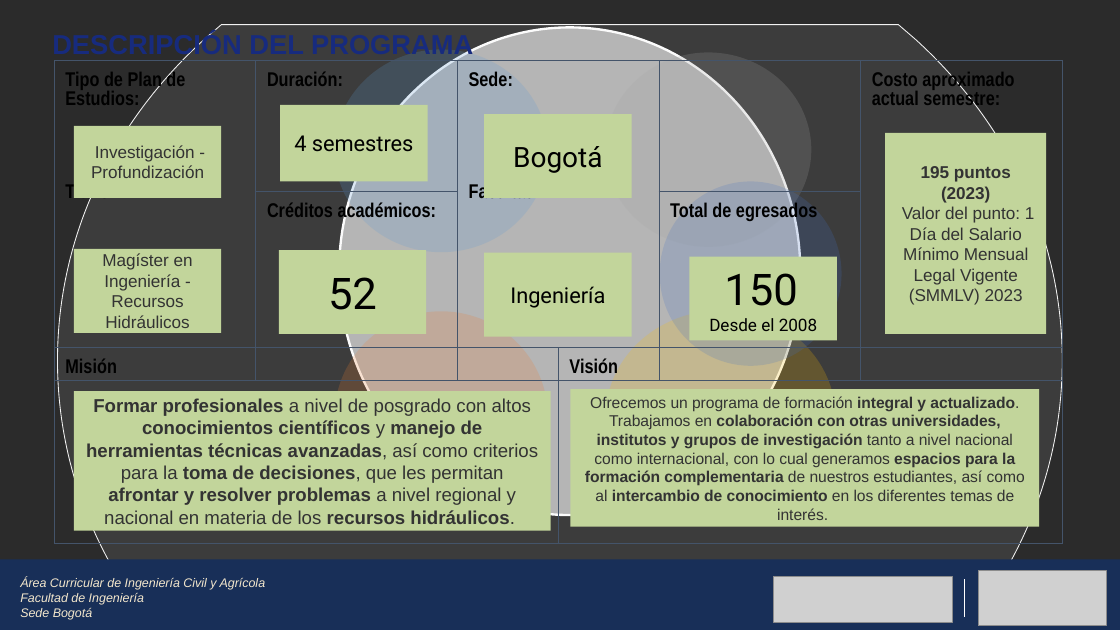
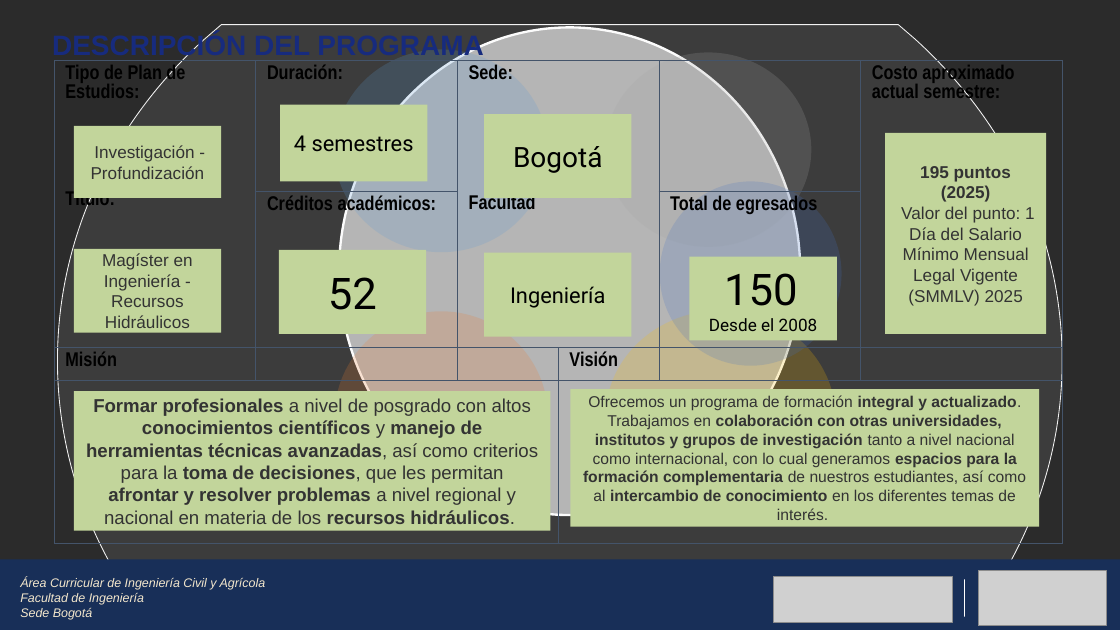
Before and after one commit to lamhydro/seminarI, a slide deck: slide 6 of lecs/unit01/1.Presentación posgrados 2023-1S MRH.pptx. Drawn at 1120x630 pixels with LibreOffice and Linux fonts; fonts in the diff are those of the drawing; grey boxes stand for pictures; background and template pictures are left out; a plain dark background stands for a picture behind light text. Boxes give left, top, right and bottom in pixels: in the first picture for what was removed or moved away, otherwise in the second. Text is boxed around its words. In the diff, an @@ line names an element or a change of style, - is before the commit and + after.

```diff
--- a/lecs/unit01/1.Presentación posgrados 2023-1S MRH.pptx
+++ b/lecs/unit01/1.Presentación posgrados 2023-1S MRH.pptx
@@ text "DESCRIPCIÓN DEL PROGRAMA" at (52, 33, 483, 60): size 23.4 to 24 pt @@
@@ table at (55, 60, 1063, 349) @@
@@ borders changed @@
@@ text in rectangle at (901, 166, 1035, 305): text changed @@
-195 puntos (2023)
-Valor del punto: 1 Día del Salario Mínimo Mensual Legal Vigente (SMMLV) 2023
+195 puntos (2025)
+Valor del punto: 1 Día del Salario Mínimo Mensual Legal Vigente (SMMLV) 2025
@@ table at (55, 348, 1063, 544) @@
@@ borders changed @@
@@ rectangle "Ofrecemos un programa de formación ..." at (571, 389, 1039, 527): size 13.3 to 13.4 pt @@
```
Also in this commit, not shown: 16 other slides changed, 6 other files.
